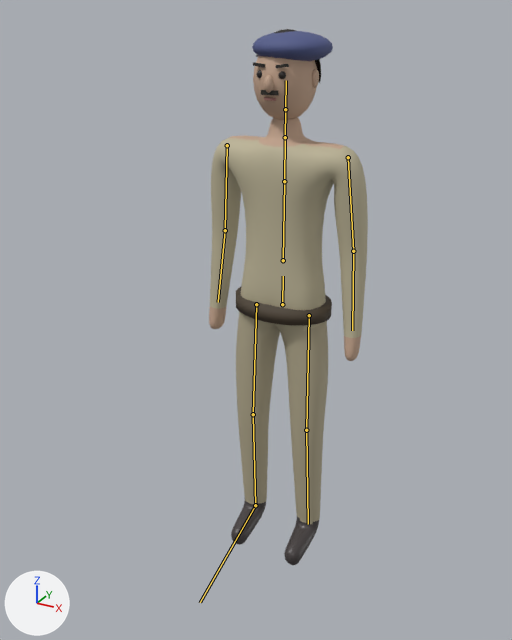
A saved change to the glTF model game/assets/models/npc_guard.gltf.
One viewpoint serves both versions: a 50 mm lens placed at (0.985, -1.976, 1.893), pointed at (-0.09, -0.022, 0.917). Arrows for +X, +Y and +Z are at lower left; the lights stay in place. The picture after the commit comes second. The bones that change, and the others that lie on the model, are drawn over the model as lines.

Objects in the first picture: 'Body'.
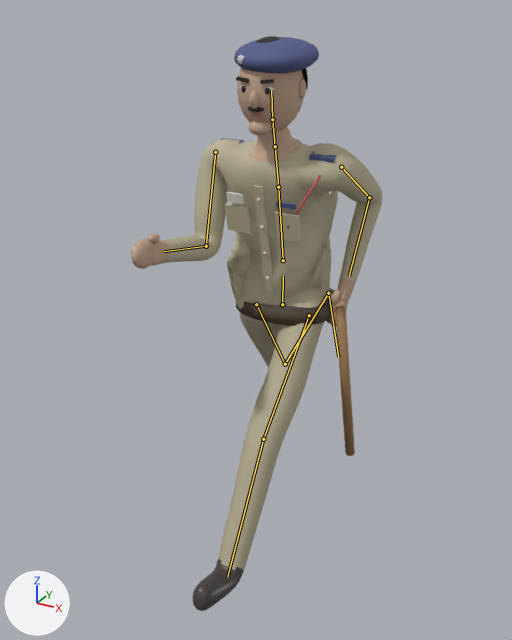
The newer file adds an action. The first version stands in its rest pose; the second is drawn at frame 5 of the action 'Run'.

Changed parts and their boxes (x1, y1, x2, y2) in the pictures (512 x 640 px):
'Body', posed (57% wider, 7% taller): before (209, 29, 368, 565); after (131, 36, 382, 611)
bone 'spine', root to tip: before (283, 260) to (284, 181); after (283, 260) to (278, 187)
bone 'chest', root to tip: before (284, 181) to (285, 137); after (278, 187) to (275, 146)
bone 'head', root to tip: before (285, 109) to (286, 80); after (272, 119) to (271, 90)
bone 'upperarm.L', root to tip: before (348, 157) to (353, 251); after (341, 167) to (369, 197)
bone 'forearm.L', root to tip: before (353, 251) to (352, 330); after (369, 197) to (349, 276)
bone 'upperarm.R', root to tip: before (227, 145) to (225, 230); after (215, 152) to (206, 246)
bone 'forearm.R', root to tip: before (225, 230) to (218, 302); after (206, 246) to (164, 251)
bone 'thigh.L', root to tip: before (309, 315) to (306, 430); after (309, 315) to (263, 439)
bone 'shin.L', root to tip: before (306, 430) to (308, 524); after (263, 439) to (227, 577)
bone 'thigh.R', root to tip: before (256, 304) to (253, 414); after (256, 304) to (285, 364)
bone 'shin.R', root to tip: before (253, 414) to (255, 505); after (285, 364) to (328, 293)
bone 'foot.R', root to tip: before (255, 505) to (200, 602); after (328, 293) to (338, 357)

The change, as a diff of the scene's bpy script:
```diff
--- a/game/assets/models/npc_guard.gltf.py
+++ b/game/assets/models/npc_guard.gltf.py
@@ bone_spine @@
 bone_spine = bpy.data.objects['Rig'].pose.bones['spine']  # child of 'hips'
-bone_spine.rotation_quaternion = (1.0, 0.0, 0.0, 0.0)  # degrees (0, 0, 0)
+bone_spine.rotation_quaternion = (0.992, 0.104, 0.069, -0.007)  # degrees (12, 8, 0)
@@ bone_chest @@
 bone_chest = bpy.data.objects['Rig'].pose.bones['chest']  # child of 'spine'
-bone_chest.rotation_quaternion = (1.0, 0.0, 0.0, 0.0)  # degrees (0, 0, 0)
+bone_chest.rotation_quaternion = (0.998, 0.035, -0.052, 0.002)  # degrees (4, -6, 0)
@@ bone_head @@
 bone_head = bpy.data.objects['Rig'].pose.bones['head']  # child of 'neck'
-bone_head.rotation_quaternion = (1.0, 0.0, 0.0, 0.0)  # degrees (0, 0, 0)
+bone_head.rotation_quaternion = (0.998, -0.07, 0.0, 0.0)  # degrees (-8, 0, 0)
@@ bone_upperarm_l @@
 bone_upperarm_l = bpy.data.objects['Rig'].pose.bones['upperarm.L']  # child of 'chest'
-bone_upperarm_l.rotation_quaternion = (1.0, 0.0, 0.0, 0.0)  # degrees (0, 0, 0)
+bone_upperarm_l.rotation_quaternion = (0.938, 0.342, 0.018, 0.049)  # degrees (40, 0, 6)
@@ bone_forearm_l @@
 bone_forearm_l = bpy.data.objects['Rig'].pose.bones['forearm.L']  # child of 'upperarm.L'
-bone_forearm_l.rotation_quaternion = (1.0, 0.0, 0.0, 0.0)  # degrees (0, 0, 0)
+bone_forearm_l.rotation_quaternion = (0.793, -0.609, 0.0, 0.0)  # degrees (-75, 0, 0)
@@ bone_upperarm_r @@
 bone_upperarm_r = bpy.data.objects['Rig'].pose.bones['upperarm.R']  # child of 'chest'
-bone_upperarm_r.rotation_quaternion = (1.0, 0.0, 0.0, 0.0)  # degrees (0, 0, 0)
+bone_upperarm_r.rotation_quaternion = (0.938, -0.342, 0.018, -0.049)  # degrees (-40, 0, -6)
@@ bone_forearm_r @@
 bone_forearm_r = bpy.data.objects['Rig'].pose.bones['forearm.R']  # child of 'upperarm.R'
-bone_forearm_r.rotation_quaternion = (1.0, 0.0, 0.0, 0.0)  # degrees (0, 0, 0)
+bone_forearm_r.rotation_quaternion = (0.793, -0.609, 0.0, 0.0)  # degrees (-75, 0, 0)
@@ bone_thigh_l @@
 bone_thigh_l = bpy.data.objects['Rig'].pose.bones['thigh.L']  # child of 'hips'
-bone_thigh_l.rotation_quaternion = (1.0, 0.0, 0.0, 0.0)  # degrees (0, 0, 0)
+bone_thigh_l.rotation_quaternion = (0.924, -0.383, 0.0, 0.0)  # degrees (-45, 0, 0)
@@ bone_shin_l @@
 bone_shin_l = bpy.data.objects['Rig'].pose.bones['shin.L']  # child of 'thigh.L'
-bone_shin_l.rotation_quaternion = (1.0, 0.0, 0.0, 0.0)  # degrees (0, 0, 0)
+bone_shin_l.rotation_quaternion = (0.996, 0.087, 0.0, 0.0)  # degrees (10, 0, 0)
@@ bone_thigh_r @@
 bone_thigh_r = bpy.data.objects['Rig'].pose.bones['thigh.R']  # child of 'hips'
-bone_thigh_r.rotation_quaternion = (1.0, 0.0, 0.0, 0.0)  # degrees (0, 0, 0)
+bone_thigh_r.rotation_quaternion = (0.945, 0.326, 0.0, 0.0)  # degrees (38, 0, 0)
@@ bone_shin_r @@
 bone_shin_r = bpy.data.objects['Rig'].pose.bones['shin.R']  # child of 'thigh.R'
-bone_shin_r.rotation_quaternion = (1.0, 0.0, 0.0, 0.0)  # degrees (0, 0, 0)
+bone_shin_r.rotation_quaternion = (0.823, 0.568, 0.0, 0.0)  # degrees (69, 0, 0)
@@ bone_foot_r @@
 bone_foot_r = bpy.data.objects['Rig'].pose.bones['foot.R']  # child of 'shin.R'
-bone_foot_r.rotation_quaternion = (1.0, 0.0, 0.0, 0.0)  # degrees (0, 0, 0)
+bone_foot_r.rotation_quaternion = (0.996, -0.091, 0.0, 0.0)  # degrees (-10, 0, 0)
```
